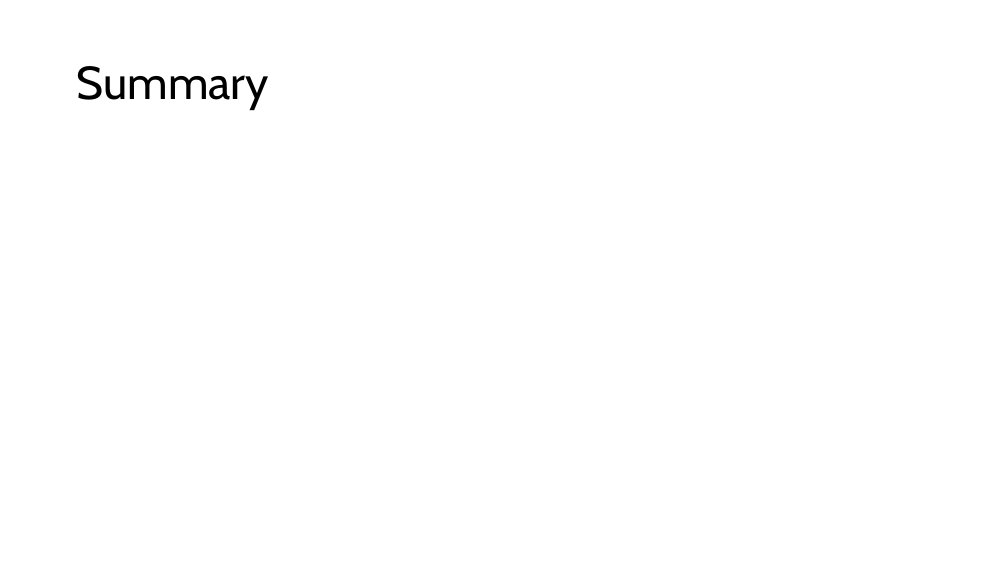
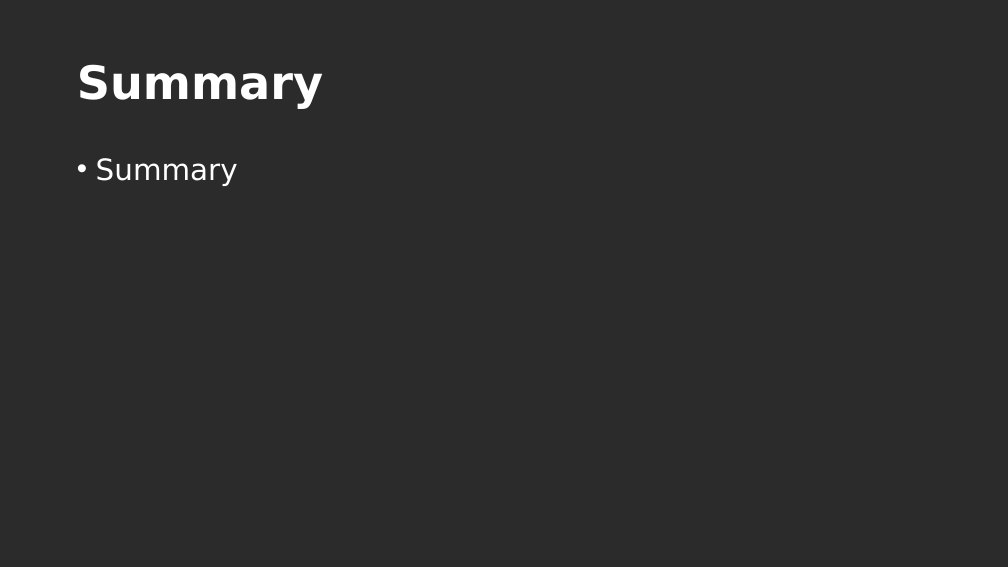
Before and after one commit to ajsaporito/se265-capstone, a slide deck: slide 8 of docs/se265-capstone.pptx. Drawn at 1008x567 pixels with LibreOffice and Linux fonts; fonts in the diff are those of the drawing; background and template pictures are left out; a plain dark background stands for a picture behind light text. Boxes give left, top, right and bottom in pixels: in the first picture for what was removed or moved away, otherwise in the second. Text is boxed around its words. In the diff, an @@ line names an element or a change of style, - is before the commit and + after.

```diff
--- a/docs/se265-capstone.pptx
+++ b/docs/se265-capstone.pptx
@@ background #FFFFFF to picture (left out) @@
@@ title "Summary" at box(77, 64, 323, 109): font Cabin to DejaVu Sans, text colour #000000 to #FFFFFF, bold on @@
@@ text added at box(96, 158, 238, 186), 28 pt, text #FFFFFF @@
+• Summary
```
Also in this commit, not shown: 5 other slides changed, 3 slides added, 3 slides removed, 18 other files.
